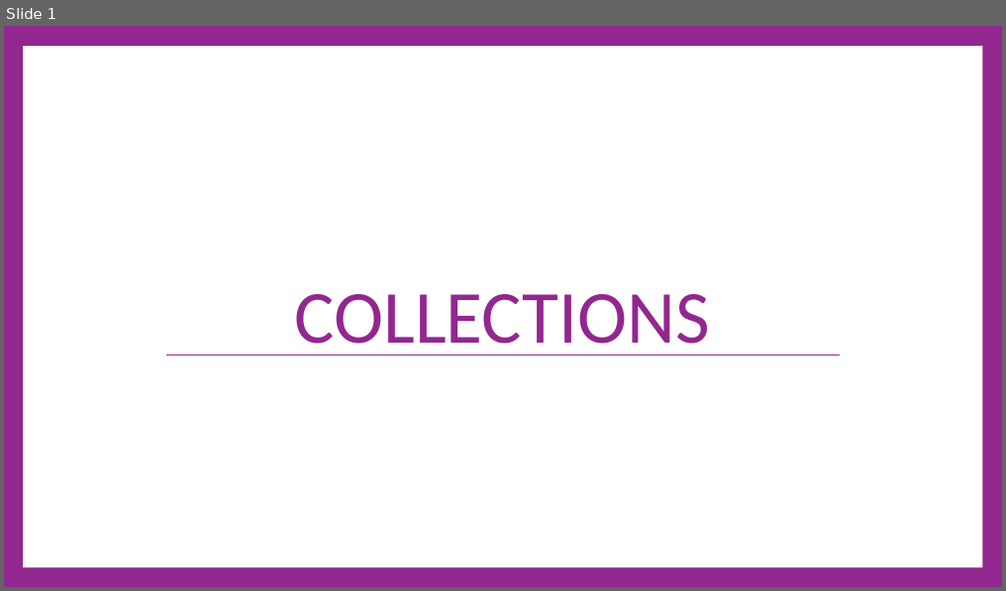
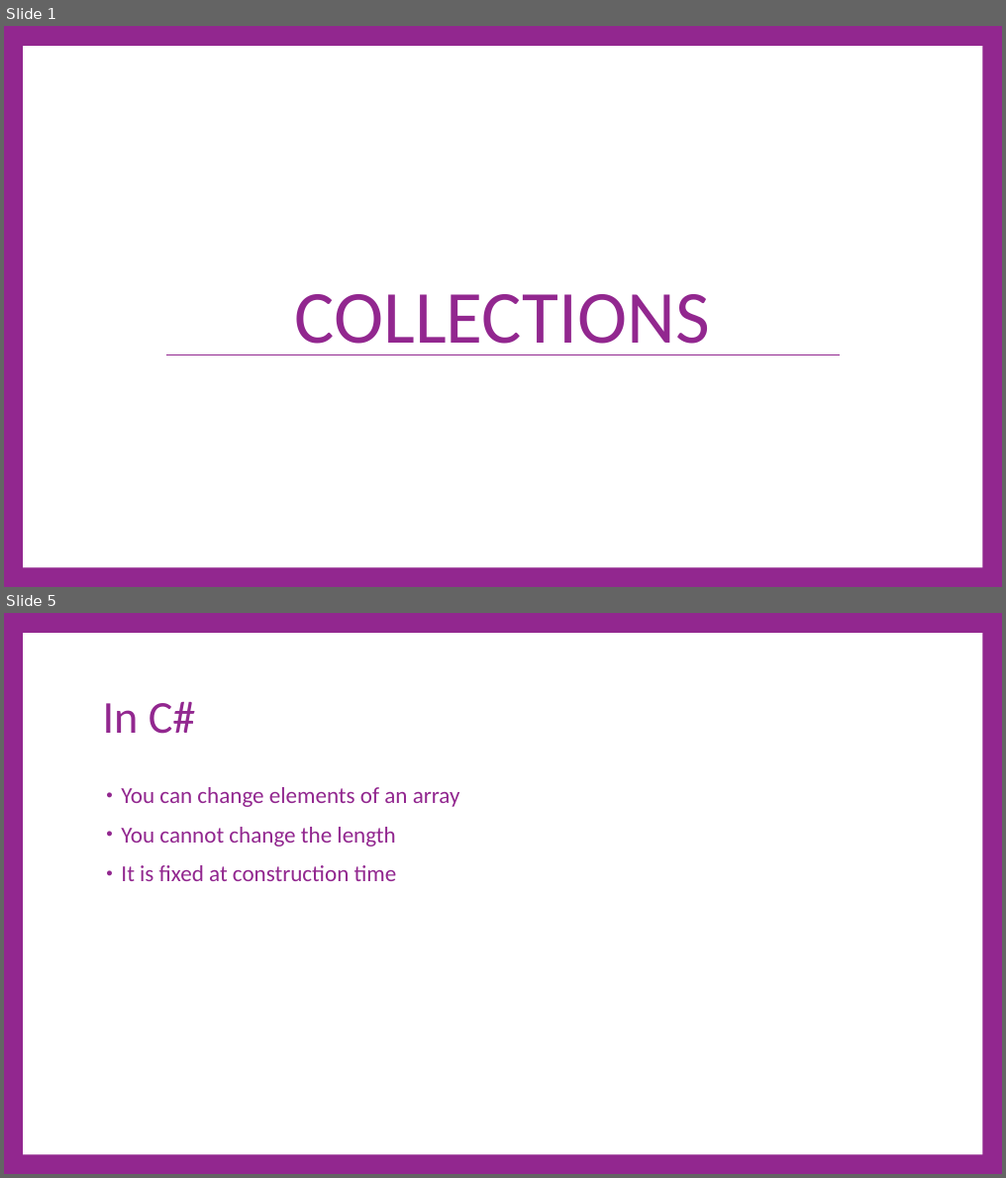
Before and after one commit to cdiggins/cs321, a slide deck: class-notes/cs321-winter-2023-lecture-5-collections.pptx. Shown one above the other, each under a label of ours: slide 1 before the commit, slides 1 and 5 after it; the slides between them are not shown. The pictures are 1006x591 and 1006x1178 pixels, drawn with LibreOffice and Linux fonts; fonts in the diff are those of the drawing. Boxes give left, top, right and bottom in pixels: in the first picture for what was removed or moved away, otherwise in the second. Text is boxed around its words. In the diff, an @@ line names an element or a change of style, - is before the commit and + after.

```diff
--- a/class-notes/cs321-winter-2023-lecture-5-collections.pptx
+++ b/class-notes/cs321-winter-2023-lecture-5-collections.pptx
@@ slide 5 added at [4,613,1002,1174], background #92278F; not listed: 1 template element that a slide beside it also shows @@
@@ title added at [103,701,196,734], 66 pt, text #92278F @@
+In C#
@@ text added at [121,787,460,881], 33 pt, text #92278F @@
+• You can change elements of an array
+• You cannot change the length
+• It is fixed at construction time
```
Also in this commit, not shown: 31 other slides added, 7 other files.
